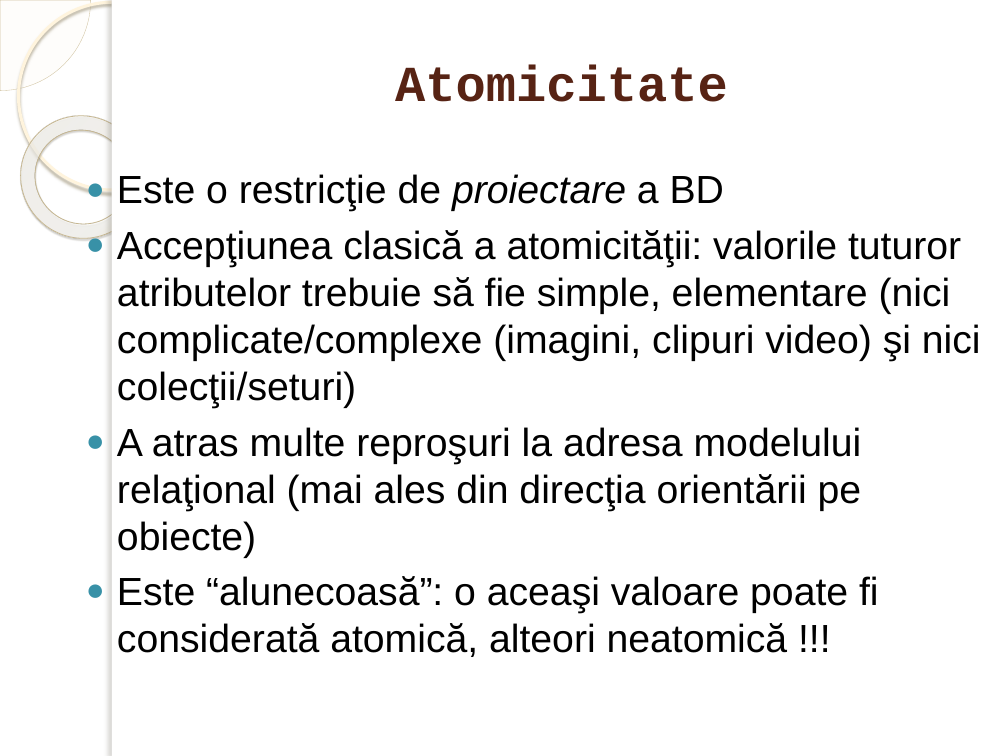
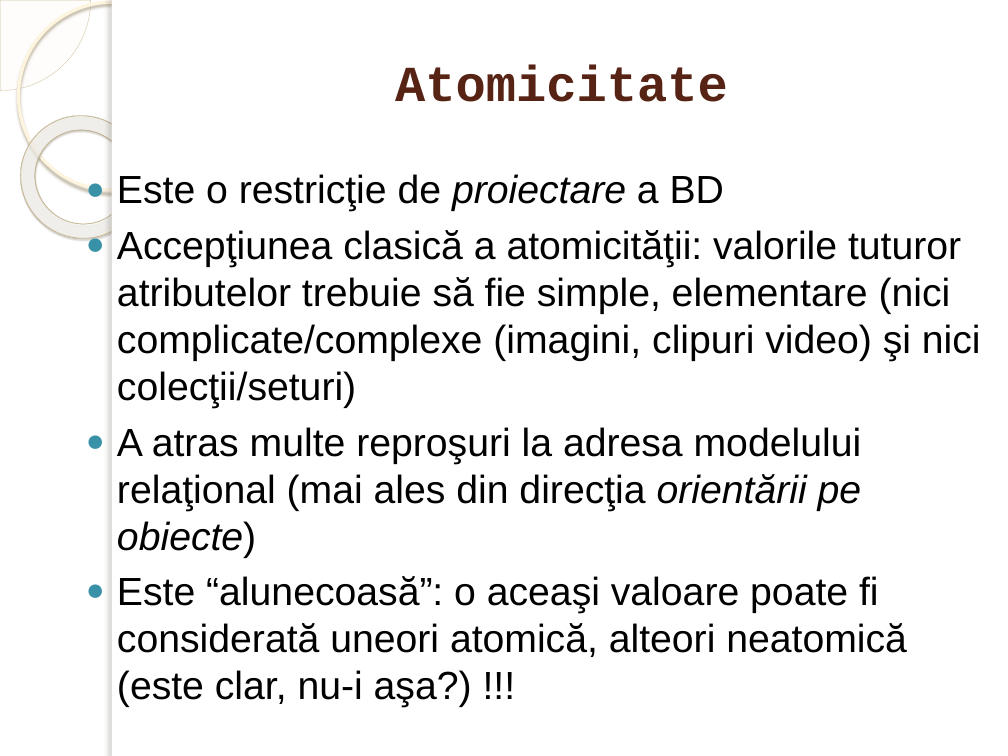
Before and after one commit to marinfotache/Baze-de-date-I, a slide deck: slide 29 of 02_Modelul_relational/02_Modelul_relational.pptx. Drawn at 1008x756 pixels with LibreOffice and Linux fonts; fonts in the diff are those of the drawing; background and template pictures are left out. Boxes give left, top, right and bottom in pixels: in the first picture for what was removed or moved away, otherwise in the second. Text is boxed around its words. In the diff, an @@ line names an element or a change of style, - is before the commit and + after.

```diff
--- a/02_Modelul_relational/02_Modelul_relational.pptx
+++ b/02_Modelul_relational/02_Modelul_relational.pptx
@@ text at [117, 427, 862, 558]: italic on in "orientării pe obiecte)" @@
@@ text at [117, 576, 907, 707]: text changed @@
-● Este “alunecoasă”: o aceaşi valoare poate fi considerată atomică, alteori neatomică !!!
+● Este “alunecoasă”: o aceaşi valoare poate fi considerată uneori atomică, alteori neatomică (este clar, nu-i aşa?) !!!
```
Also in this commit, not shown: 5 other slides changed.
